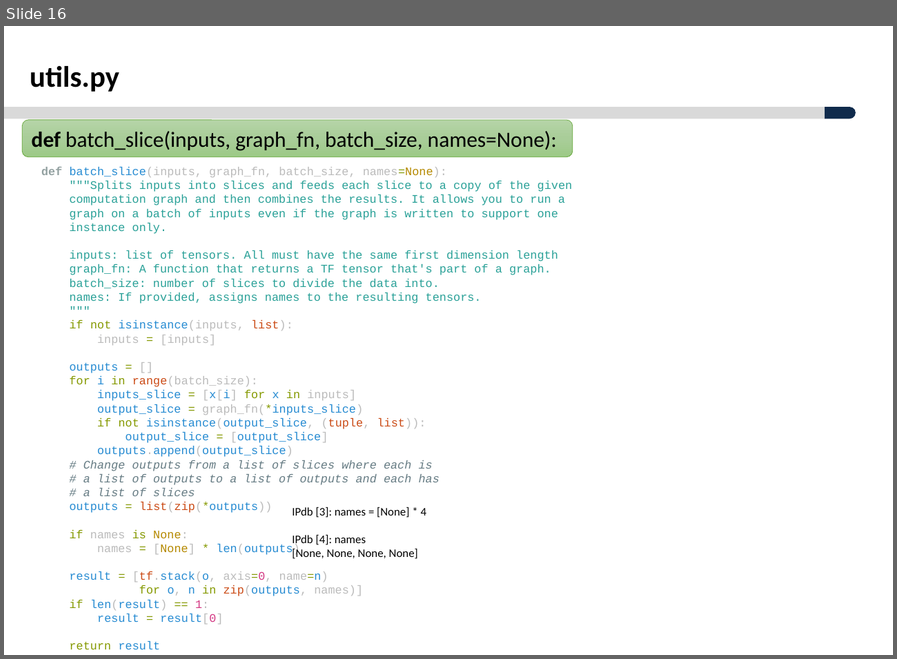
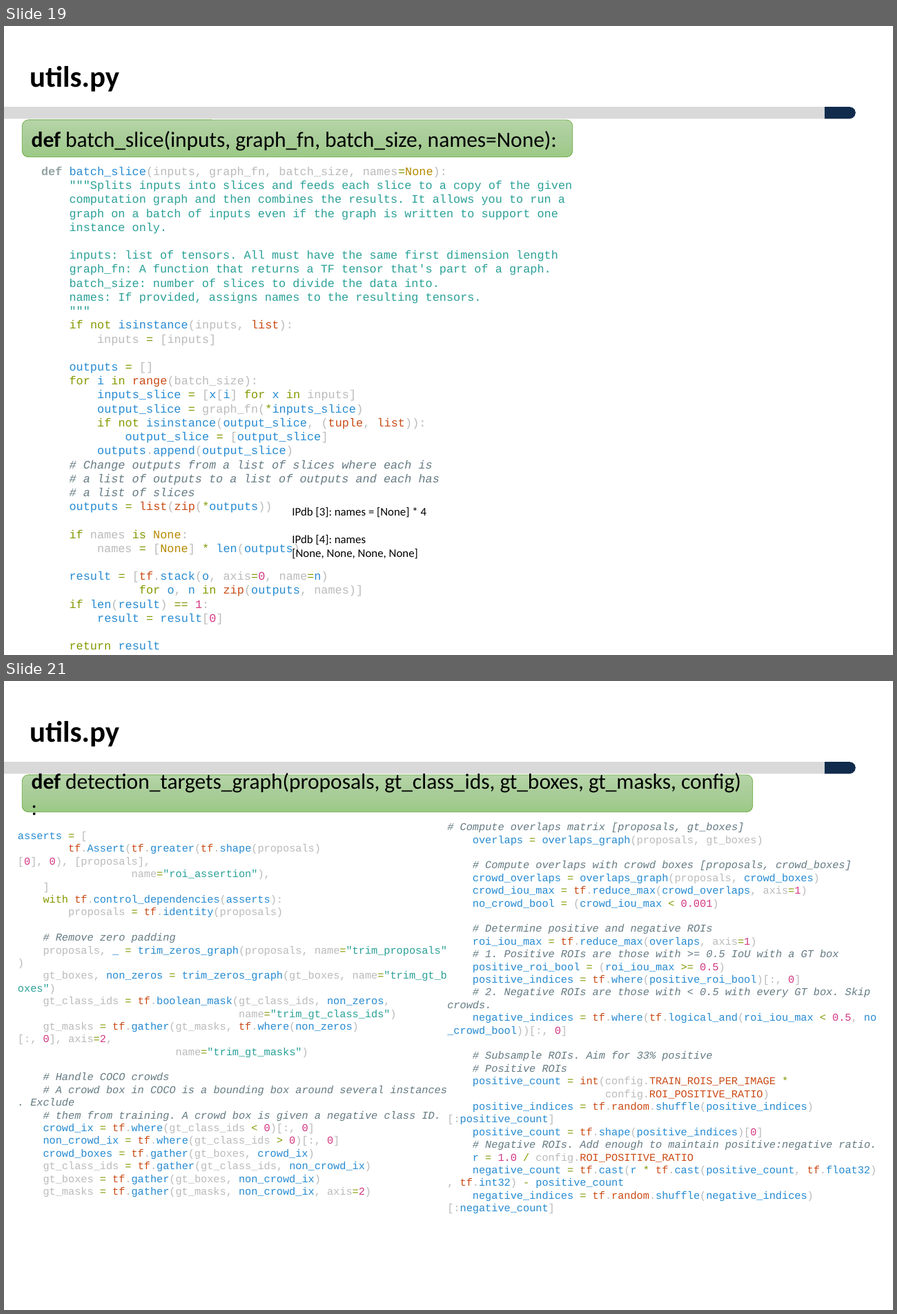
Before and after one commit to ksyoon70/Mask-RCNN-TF2, a slide deck: Masked-RCNN_분석_V1.0.pptx. Shown one above the other, each under a label of ours: slide 16 before the commit, slides 19 and 21 after it; the slides between them are not shown. The pictures are 897x659 and 897x1314 pixels, drawn with LibreOffice and Linux fonts; fonts in the diff are those of the drawing; background and template pictures are left out. Boxes give left, top, right and bottom in pixels: in the first picture for what was removed or moved away, otherwise in the second. Text is boxed around its words. In the diff, an @@ line names an element or a change of style, - is before the commit and + after.

```diff
--- a/Masked-RCNN_분석_V1.0.pptx
+++ b/Masked-RCNN_분석_V1.0.pptx
@@ slide 21 added at (4, 681, 893, 1310), background #FFFFFF; not listed: 2 template elements that a slide beside it also shows @@
@@ text added at (30, 721, 119, 747), 28 pt, text #000000, bold @@
+utils.py
@@ rounded rectangle added at (22, 775, 753, 812), fill gradient #B5D5A7 to #AACE9A to #9CC987, outline #70AD47 0.5 pt, 20.5 pt, text #000000 @@
+def detection_targets_graph(proposals, gt_class_ids, gt_boxes, gt_masks, config):
@@ text added at (447, 822, 877, 1213), 10 pt, text #268BD2 @@
+# Compute overlaps matrix [proposals, gt_boxes]
+overlaps = overlaps_graph(proposals, gt_boxes)
+# Compute overlaps with crowd boxes [proposals, crowd_boxes]
+crowd_overlaps = overlaps_graph(proposals, crowd_boxes)
+crowd_iou_max = tf.reduce_max(crowd_overlaps, axis=1)
+no_crowd_bool = (crowd_iou_max < 0.001)
+# Determine positive and negative ROIs
+roi_iou_max = tf.reduce_max(overlaps, axis=1)
+# 1. Positive ROIs are those with >= 0.5 IoU with a GT box
+positive_roi_bool = (roi_iou_max >= 0.5)
+positive_indices = tf.where(positive_roi_bool)[:, 0]
+# 2. Negative ROIs are those with < 0.5 with every GT box. Skip crowds.
+negative_indices = tf.where(tf.logical_and(roi_iou_max < 0.5, no_crowd_bool))[:, 0]
+# Subsample ROIs. Aim for 33% positive
+# Positive ROIs
+positive_count = int(config.TRAIN_ROIS_PER_IMAGE *
+config.ROI_POSITIVE_RATIO)
+positive_indices = tf.random.shuffle(positive_indices)[:positive_count]
+positive_count = tf.shape(positive_indices)[0]
+# Negative ROIs. Add enough to maintain positive:negative ratio.
+r = 1.0 / config.ROI_POSITIVE_RATIO
+negative_count = tf.cast(r * tf.cast(positive_count, tf.float32), tf.int32) - positive_count
+negative_indices = tf.random.shuffle(negative_indices)[:negative_count]
@@ text added at (18, 832, 447, 1196), 10 pt, text #BBBBBB @@
+asserts = [
+tf.Assert(tf.greater(tf.shape(proposals)[0], 0), [proposals],
+name="roi_assertion"),
+]
+with tf.control_dependencies(asserts):
+proposals = tf.identity(proposals)
+# Remove zero padding
+proposals, _ = trim_zeros_graph(proposals, name="trim_proposals")
+gt_boxes, non_zeros = trim_zeros_graph(gt_boxes, name="trim_gt_boxes")
+gt_class_ids = tf.boolean_mask(gt_class_ids, non_zeros,
+name="trim_gt_class_ids")
+gt_masks = tf.gather(gt_masks, tf.where(non_zeros)[:, 0], axis=2,
+name="trim_gt_masks")
+# Handle COCO crowds
+# A crowd box in COCO is a bounding box around several instances. Exclude
+# them from training. A crowd box is given a negative class ID.
+crowd_ix = tf.where(gt_class_ids < 0)[:, 0]
+non_crowd_ix = tf.where(gt_class_ids > 0)[:, 0]
+crowd_boxes = tf.gather(gt_boxes, crowd_ix)
+gt_class_ids = tf.gather(gt_class_ids, non_crowd_ix)
+gt_boxes = tf.gather(gt_boxes, non_crowd_ix)
+gt_masks = tf.gather(gt_masks, non_crowd_ix, axis=2)
@@ what was slide 16 is now slide 19 @@
```
Also in this commit, not shown: 1 slide changed, 5 other slides added.
